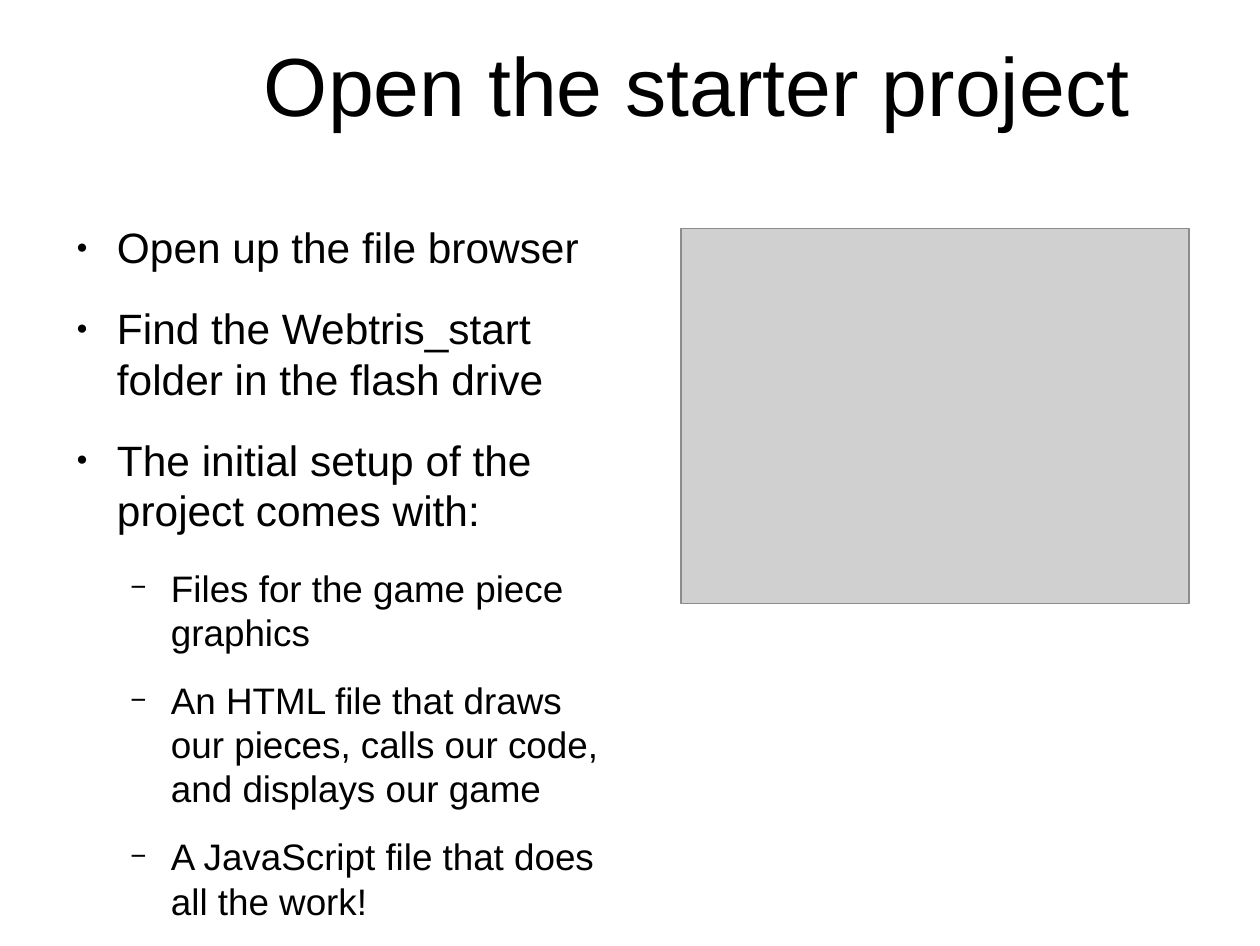
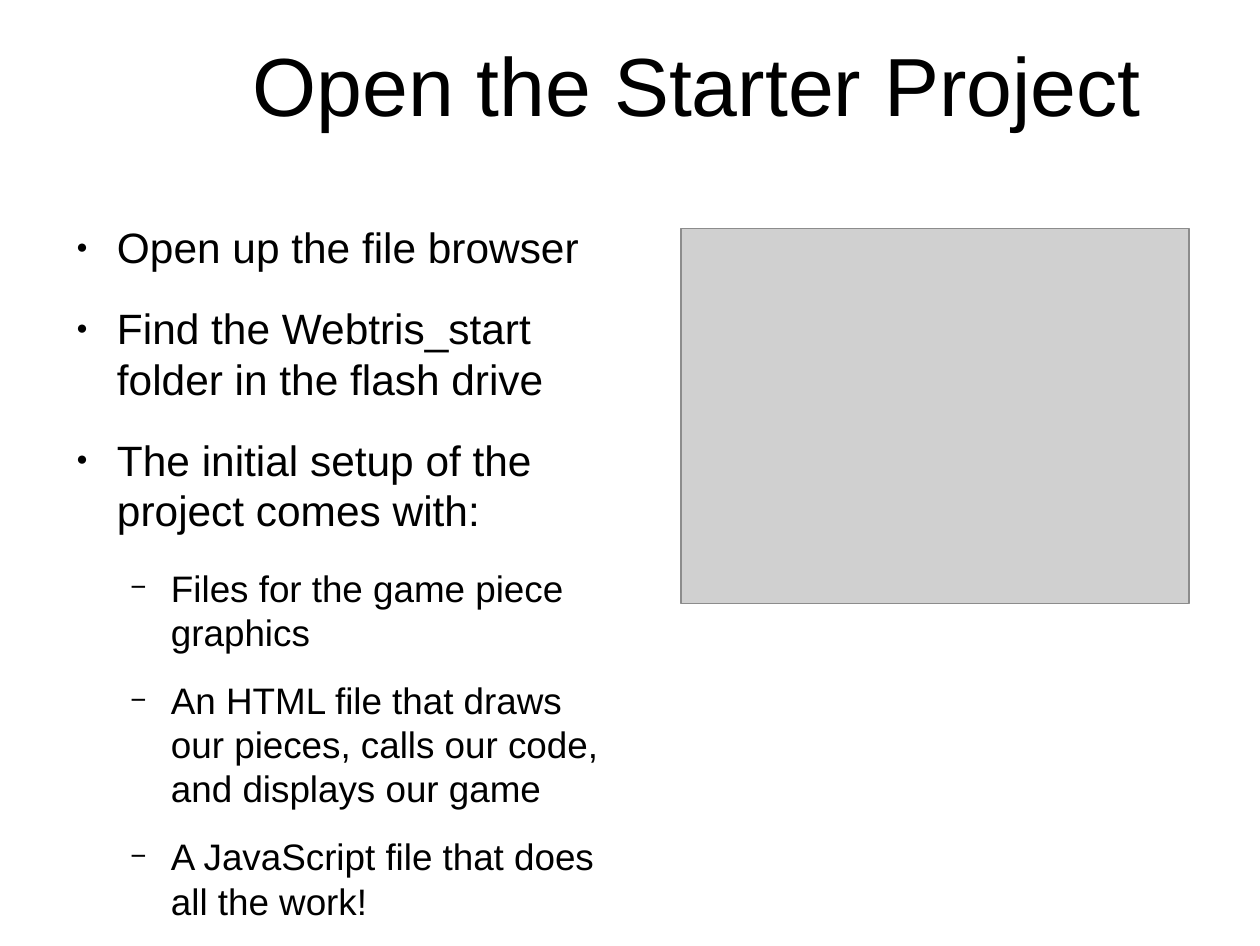
Before and after one commit to originalgrego/Webtris, a slide deck: slide 5 of Webtris - Explorathon 2019.odp. Drawn at 1260x946 pixels with LibreOffice and Linux fonts; fonts in the diff are those of the drawing; grey boxes stand for pictures; background and template pictures are left out. Boxes give left, top, right and bottom in pixels: in the first picture for what was removed or moved away, otherwise in the second. Text is boxed around its words. In the diff, an @@ line names an element or a change of style, - is before the commit and + after.

Commit message:
Polishing up the presentation and adding in some slides about triggering game over; update the starter JS file to handle checking for a game over

```diff
--- a/Webtris - Explorathon 2019.odp
+++ b/Webtris - Explorathon 2019.odp
@@ title at box(253, 56, 1140, 131): text changed @@
-Open the starter project
+Open the Starter Project
```
Also in this commit, not shown: 19 other slides changed, 4 slides added, 1 other file.
